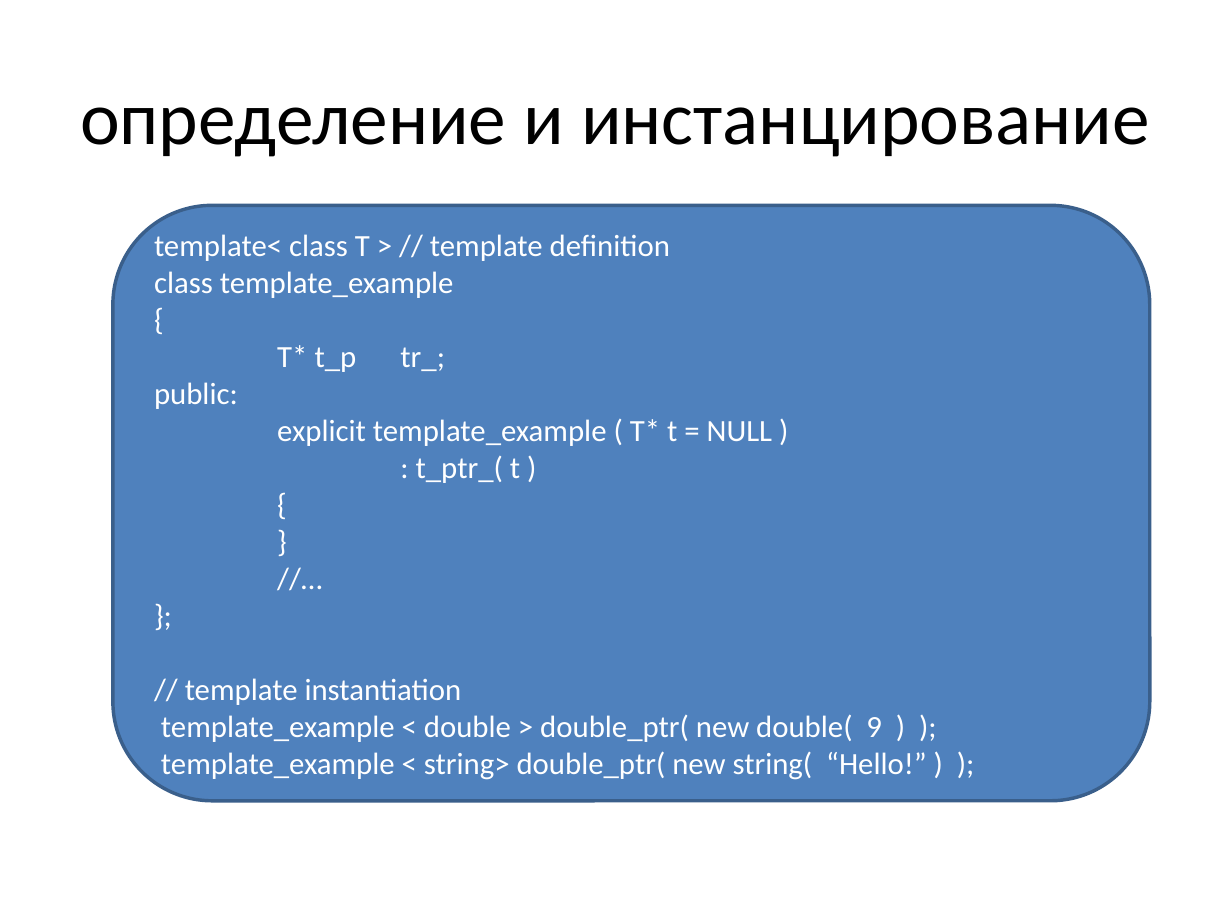
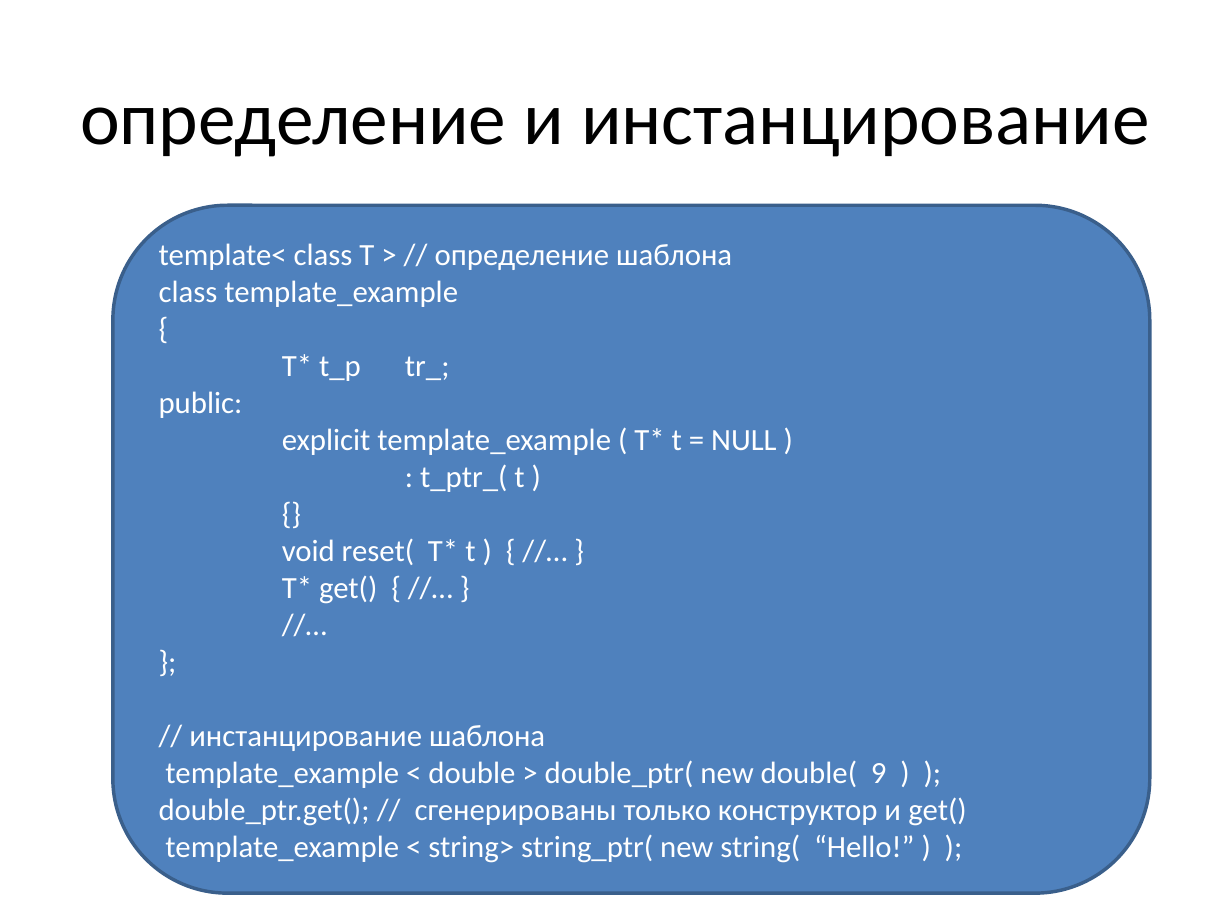
Before and after one commit to tscherkas/cpp_craft_1013, a slide deck: slide 6 of lections/cpp_craft_lec_5_pre.pptx. Drawn at 1232x924 pixels with LibreOffice and Linux fonts; fonts in the diff are those of the drawing. Boxes give left, top, right and bottom in pixels: in the first picture for what was removed or moved away, otherwise in the second. Text is boxed around its words. In the diff, an @@ line names an element or a change of style, - is before the commit and + after.

```diff
--- a/lections/cpp_craft_lec_5_pre.pptx
+++ b/lections/cpp_craft_lec_5_pre.pptx
@@ rounded rectangle "template< class T > // ..." resized from (x1=113, y1=206, x2=1151, y2=801) to (x1=113, y1=206, x2=1151, y2=893) @@
@@ text in rounded rectangle at (x1=159, y1=243, x2=732, y2=270): text changed @@
-template< class T > // template definition
+template< class T > // определение шаблона
@@ text in rounded rectangle at (x1=282, y1=539, x2=475, y2=604): text changed @@
-    {
-}
+    {}
+    void reset( T* t ) { //… }
+    T* get() { //… }
@@ text in rounded rectangle at (x1=189, y1=725, x2=545, y2=751): text changed @@
-// template instantiation
+// инстанцирование шаблона
@@ text in rounded rectangle at (x1=159, y1=797, x2=966, y2=863): text changed @@
-template_example < string> double_ptr( new string( “Hello!” ) );
+double_ptr.get(); // сгенерированы только конструктор и get()
+template_example < string> string_ptr( new string( “Hello!” ) );
```
Also in this commit, not shown: 4 other slides changed, 4 slides added.
